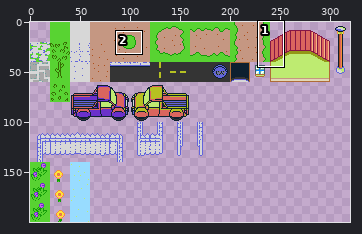
Pixel-art file -- Art/tilesets/outside_01.ase. Above, an overview of the earlier version with the close-up marked.
Close-up. The starting point:
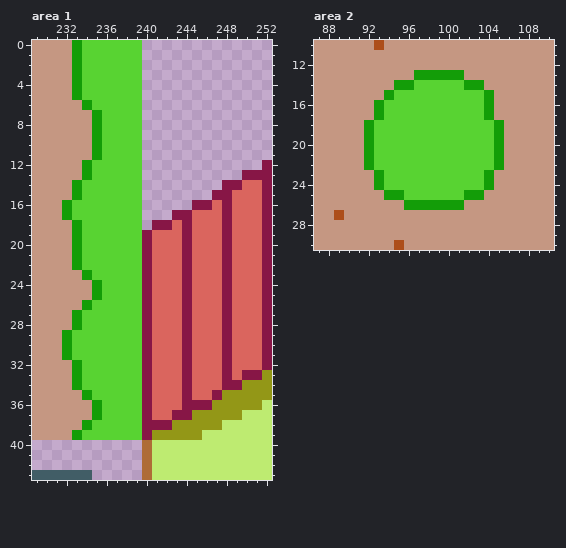
320x200 pixels, 1 frame. Shown: area 1: x 229..252, y 0..43; area 2: x 87..110, y 10..30. The commit also changed other parts of the picture, which this record leaves out.
After the commit:
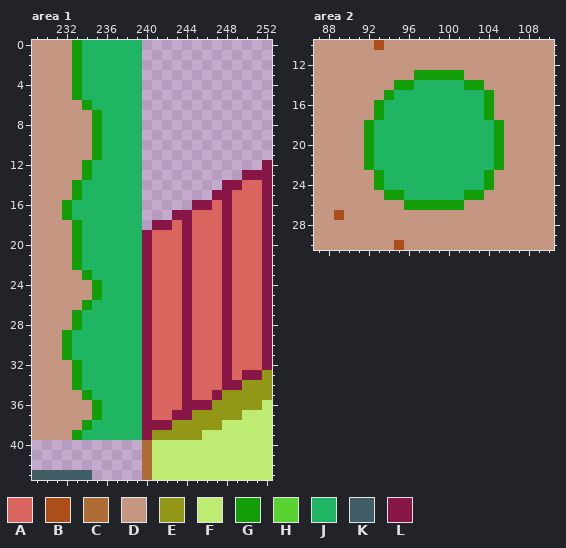
Palette (. is transparent): A #da655e  B #ad4e1a  C #ae6c37  D #c59782  E #939717  F #beeb71  G #139d08  H #58d332  J #20b562  K #415d66  L #871646
Changes in this commit:
Area 1, layer "Layer 1":
The edit turns colour H into colour J in rows 0 to 5 at x 234 to 239; in row 6 at x 235 to 239; in rows 7 to 11 at x 236 to 239; in rows 12 to 13 at x 235 to 239; in rows 14 to 15 at x 234 to 239; in rows 16 to 17 at x 233 to 239.
The edit turns colour H into colour J in rows 18 to 22 at x 234 to 239; in row 23 at x 235 to 239; in rows 24 to 25 at x 236 to 239; in row 26 at x 235 to 239; in rows 27 to 28 at x 234 to 239; in rows 29 to 31 at x 233 to 239.
The edit turns colour H into colour J in rows 32 to 34 at x 234 to 239; in row 35 at x 235 to 239; in rows 36 to 37 at x 236 to 239; in row 38 at x 235 to 239; in row 39 at x 234 to 239.
Area 2, layer "Layer 1":
The edit turns colour H into colour J in row 14 at x 97 to 101; in row 15 at x 95 to 103; in rows 16 to 17 at x 94 to 103; in rows 18 to 22 at x 93 to 104; in rows 23 to 24 at x 94 to 103; in row 25 at x 96 to 101.
Pixel boxes of the changes (left, top, right, bottom) in both close-ups:
changed: (72, 40, 142, 440)
changed: (374, 80, 494, 200)
